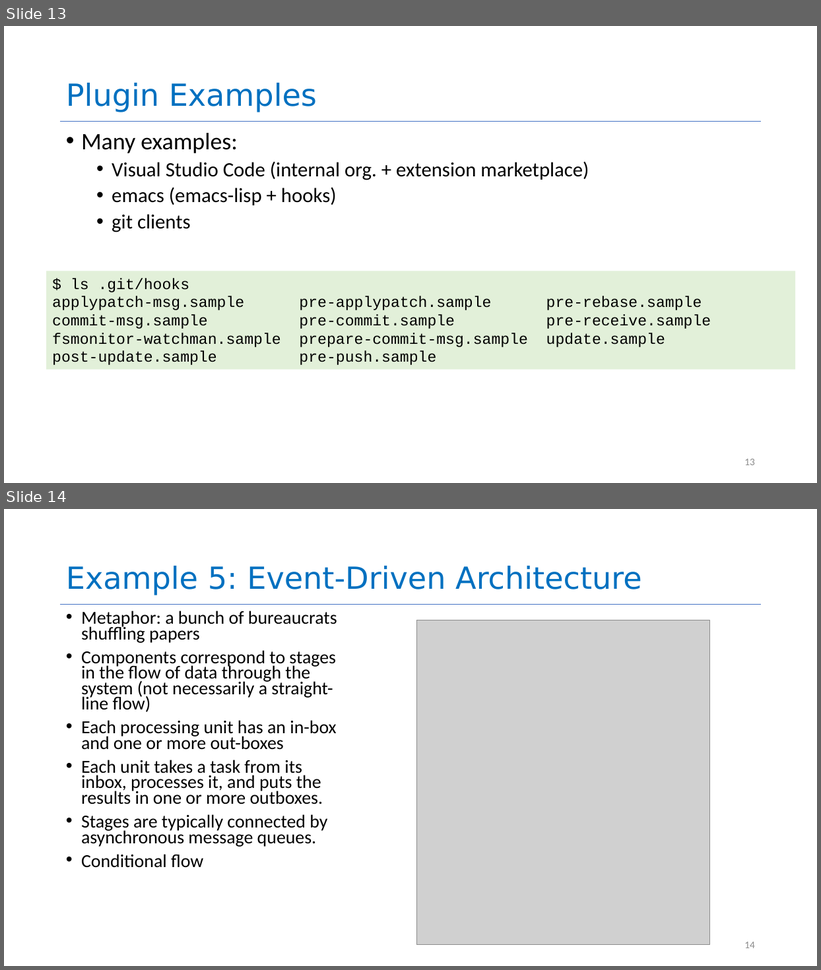
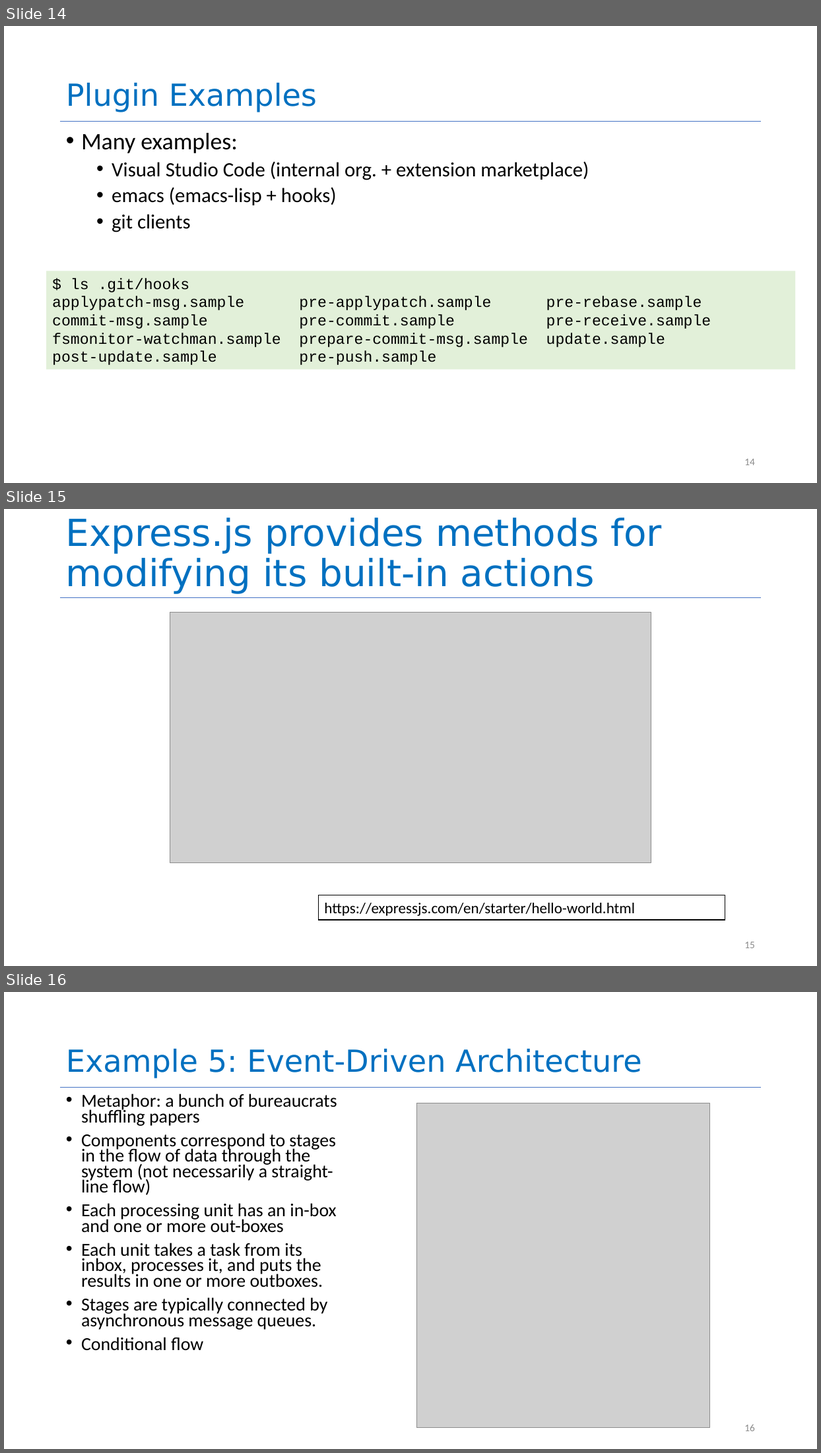
Before and after one commit to neu-se/CS4530-Spring-2022, a slide deck: Slides/Lesson 2.2 The Architectural Scale.pptx. Shown one above the other, each under a label of ours: slides 13 and 14 before the commit, slides 14, 15 and 16 after it. The pictures are 821x970 and 821x1453 pixels, drawn with LibreOffice and Linux fonts; fonts in the diff are those of the drawing; grey boxes stand for pictures. Boxes give left, top, right and bottom in pixels: in the first picture for what was removed or moved away, otherwise in the second. Text is boxed around its words. In the diff, an @@ line names an element or a change of style, - is before the commit and + after.

```diff
--- a/Slides/Lesson 2.2 The Architectural Scale.pptx
+++ b/Slides/Lesson 2.2 The Architectural Scale.pptx
@@ slide 15 added at (4,509,817,966), background #FFFFFF @@
@@ title added at (66,518,663,594), 44 pt, text #0070C0 @@
+Express.js provides methods for modifying its built-in actions
@@ line added from (60, 597) to (762, 597), #4472C4 0.5 pt @@
@@ picture added at (170,613,651,863) @@
@@ rectangle added at (319,896,725,920), fill #FFFFFF, outline #000000 1 pt, 18 pt, text #000000 @@
+https://expressjs.com/en/starter/hello-world.html
@@ page number added at (745,942,755,949), 12 pt, text #8C8C8C @@
+15
@@ what was slide 13 is now slide 14 @@
@@ page number at (745,459,755,466): text changed @@
-13
+14
@@ what was slide 14 is now slide 16 @@
@@ page number at (745,1424,755,1432): text changed @@
-14
+16
```
Also in this commit, not shown: 3 slides changed, 2 other slides added.
